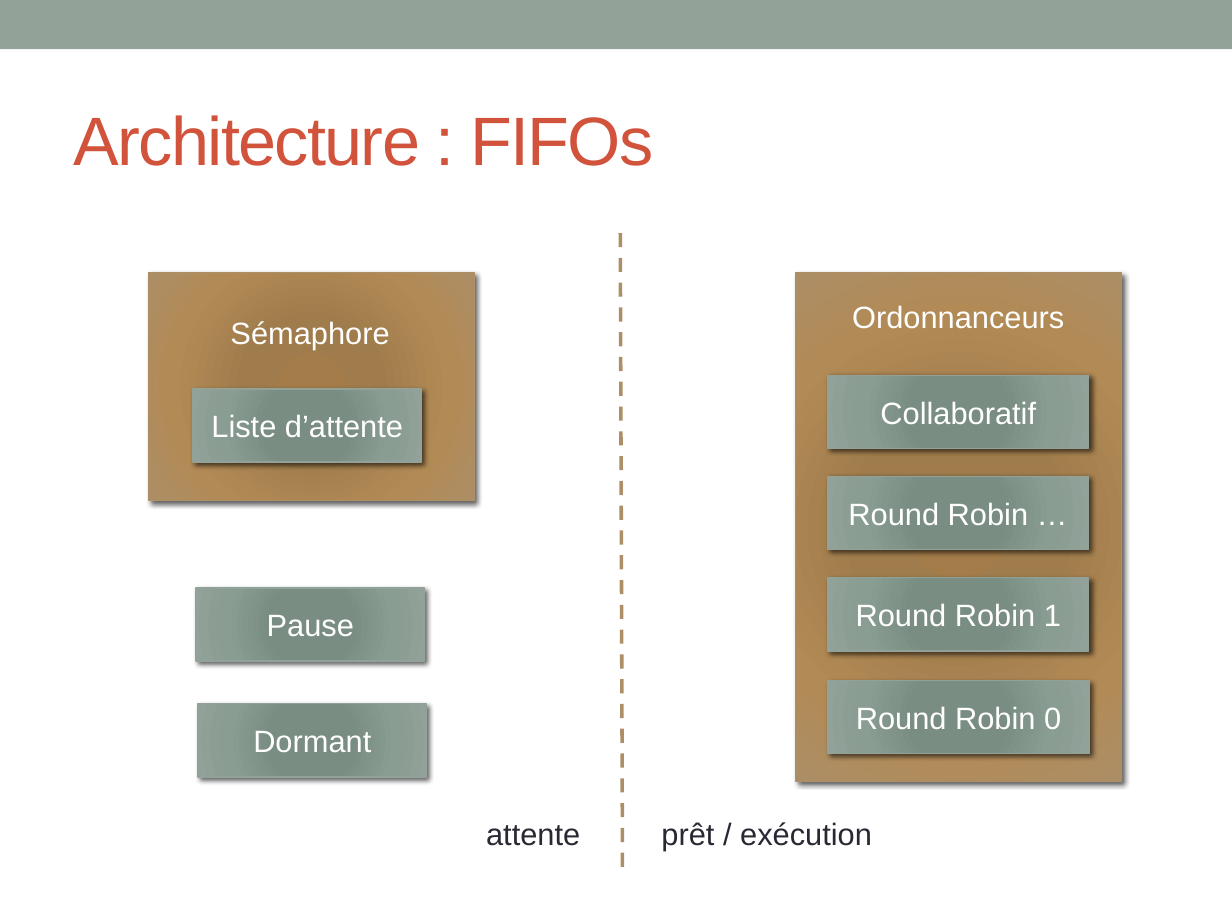
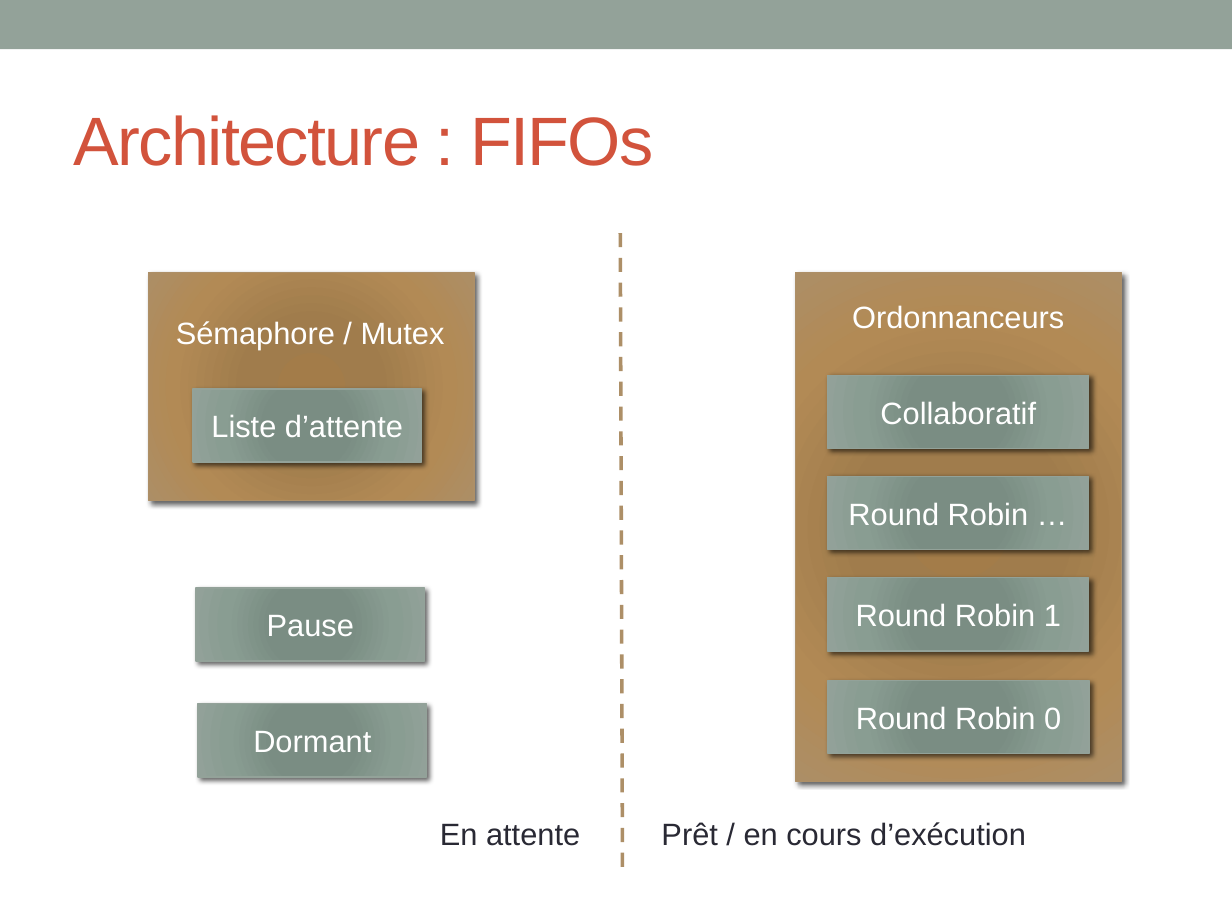
Before and after one commit to INSA-4IF-H4404-2013-2014/RaspiKernel, a slide deck: slide 7 of ppt/presentation.pptx. Drawn at 1232x924 pixels with LibreOffice and Linux fonts; fonts in the diff are those of the drawing. Boxes give left, top, right and bottom in pixels: in the first picture for what was removed or moved away, otherwise in the second. Text is boxed around its words. In the diff, an @@ line names an element or a change of style, - is before the commit and + after.

```diff
--- a/ppt/presentation.pptx
+++ b/ppt/presentation.pptx
@@ text at [176,321,445,350]: text changed @@
-Sémaphore
+Sémaphore / Mutex
@@ text at [440,823,580,846]: text changed @@
-attente
+En attente
@@ text at [661,822,1026,846]: text changed @@
-prêt / exécution
+Prêt / en cours d’exécution
```
Also in this commit, not shown: 5 other slides changed, 1 slide added.
